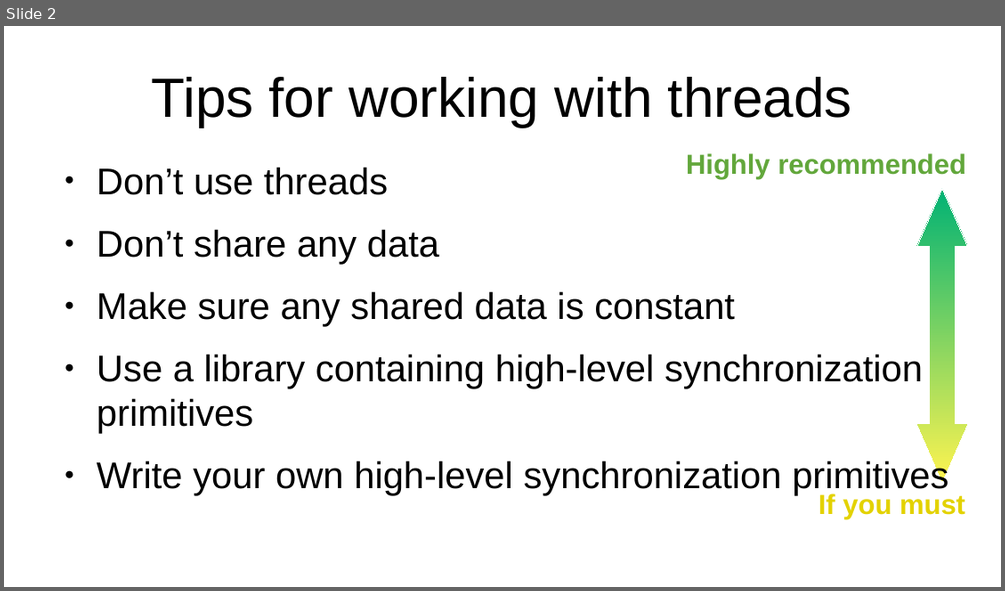
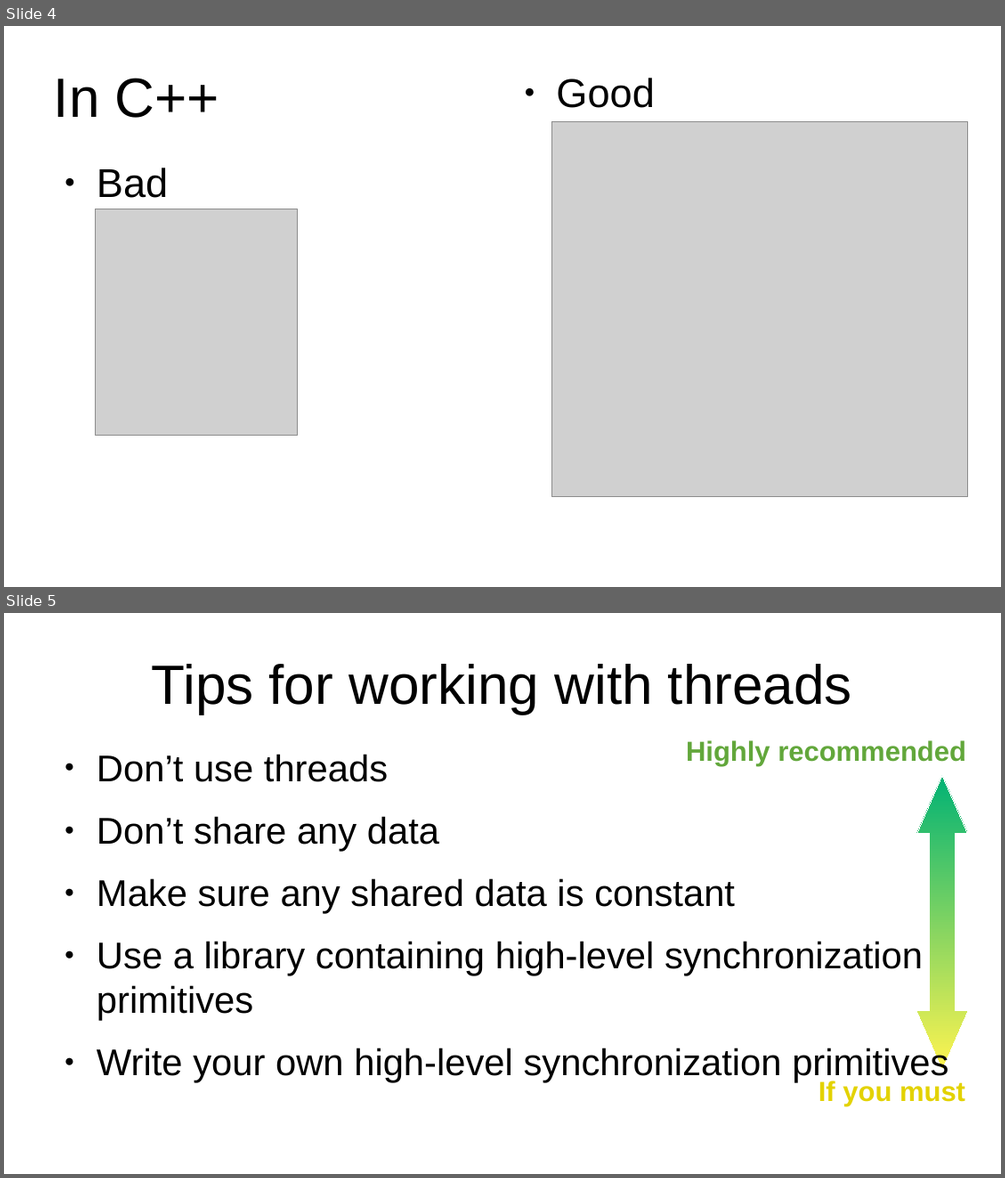
Before and after one commit to kees-jan/ptt3-multithreading, a slide deck: doc/Multithreading workshop.odp. Shown one above the other, each under a label of ours: slide 2 before the commit, slides 4 and 5 after it. The pictures are 1005x591 and 1005x1178 pixels, drawn with LibreOffice and Linux fonts; fonts in the diff are those of the drawing; grey boxes stand for pictures. Boxes give left, top, right and bottom in pixels: in the first picture for what was removed or moved away, otherwise in the second. Text is boxed around its words. In the diff, an @@ line names an element or a change of style, - is before the commit and + after.

```diff
--- a/doc/Multithreading workshop.odp
+++ b/doc/Multithreading workshop.odp
@@ slide 4 added at [4,26,1001,587], background #FFFFFF @@
@@ title added at [54,78,219,118], 44 pt, text #000000 @@
+In C++
@@ text added at [556,78,654,108], 32 pt, text #000000 @@
+● Good
@@ picture added at [551,122,967,498] @@
@@ text added at [97,168,168,198], 32 pt, text #000000 @@
+● Bad
@@ picture added at [96,208,298,435] @@
@@ what was slide 2 is now slide 5 @@
```
Also in this commit, not shown: 2 slides changed, 2 other slides added.
